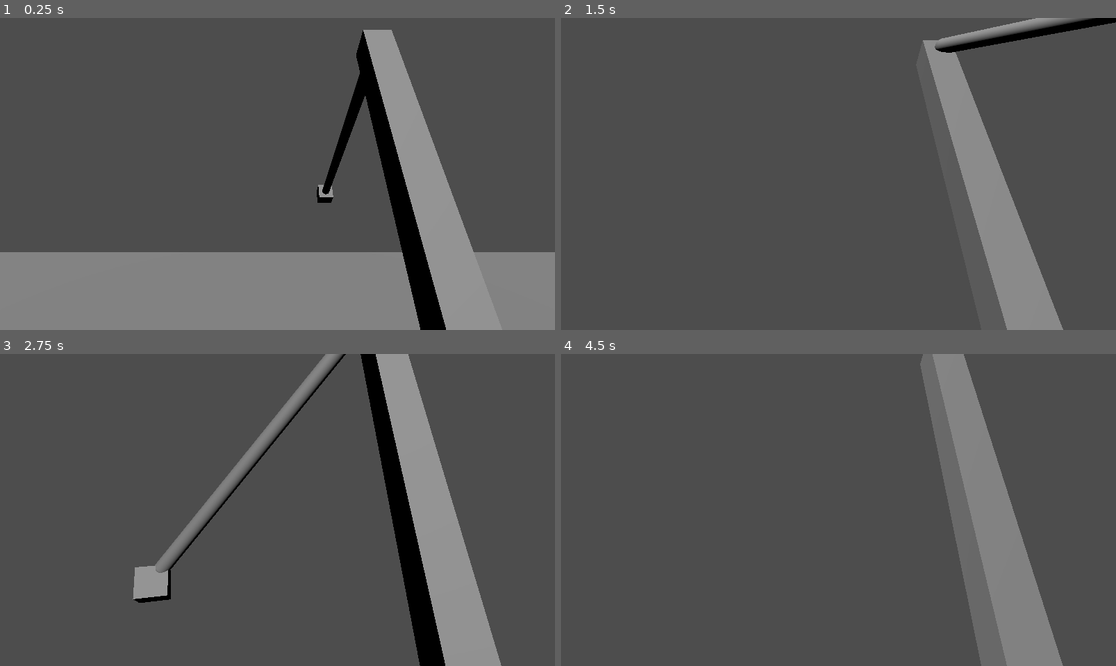
Above: before the commit, frames 1-4 (two rows, left to right).
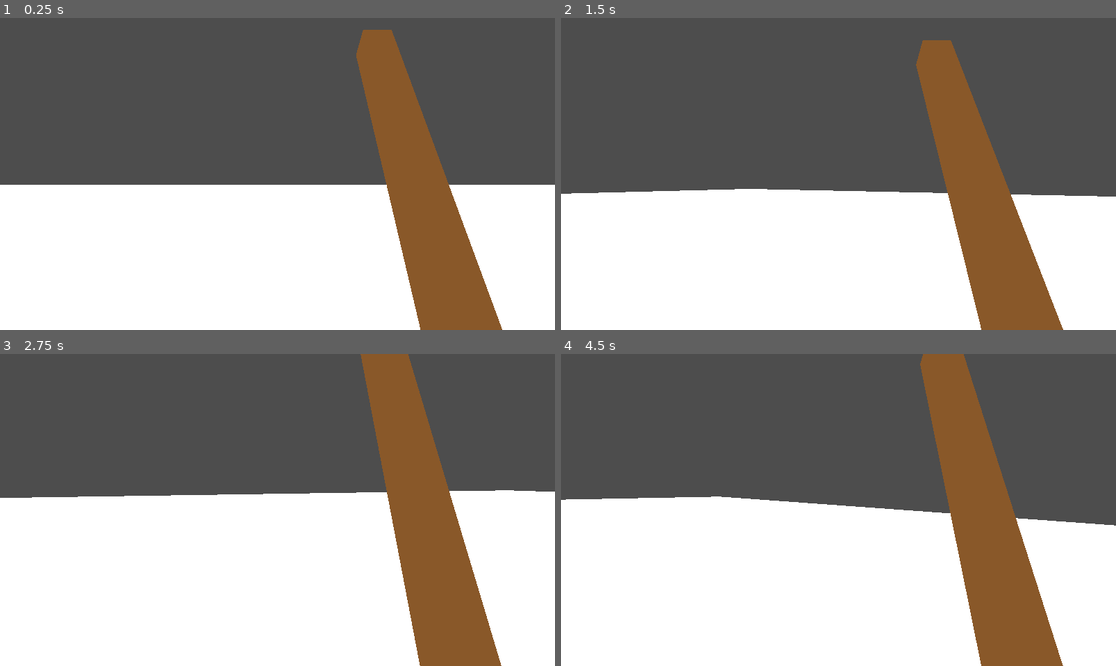
Above: after the commit, the same moments.

Repository: UpForDebate/Mini-Retro-2024
Game: Godot game, scene res://Scenes/node_3d.tscn
The game is run twice, just before and just after one commit, with the same random seed, the same clock (stepped at 60 frames per second) and the same inputs.
Inputs (mouse positions are in pixels of both pictures, inside the frame that each line leads up to):
- Up to frame 1 (0.25 s): no input
- Up to frame 2 (1.5 s): tap Enter (ui_accept) at 0.5, 0.77 s; move the mouse to (866, 174) at 0.52 s; hold W (MoveForward) from 0.53 s (still down); move the mouse to (810, 174) at 1.27 s
- Up to frame 3 (2.75 s): keep holding W (MoveForward); tap Enter (ui_accept) at 1.52 s; move the mouse to (288, 503) at 2.02 s
- Up to frame 4 (4.5 s): keep holding W (MoveForward); move the mouse to (832, 516) at 2.77 s; tap Enter (ui_accept) at 3.02, 3.77 s; move the mouse to (877, 513) at 3.52 s; move the mouse to (794, 506) at 4.27 s

The runs differ from the first frame. In frame 1, 52% of the frame differs, in the area x 0-100%, y 3-100%; in frame 2, 50%; in frame 3, 61%, in the area x 0-100%, y 0-100%; in frame 4, 56%.

Commit message:
jolt physics added

Diff:
--- a/Scenes/Player.gd
+++ b/Scenes/Player.gd
@@ -17,6 +17,8 @@
 func _process(delta):
 	#it do be fishin time
 
+	if(delta>0.017):
+		print(delta)
 
 	pass
 
--- a/Scenes/node_3d.tscn
+++ b/Scenes/node_3d.tscn
@@ -1,19 +1,7 @@
-[gd_scene load_steps=17 format=3 uid="uid://cppy3xmwb4b0t"]
+[gd_scene load_steps=20 format=3 uid="uid://cppy3xmwb4b0t"]
 
 [ext_resource type="Script" path="res://Scenes/Player.gd" id="1_vfsas"]
-
-[sub_resource type="BoxShape3D" id="BoxShape3D_px6p8"]
-size = Vector3(0.05, 0.05, 1.2)
-
-[sub_resource type="CapsuleMesh" id="CapsuleMesh_j25vq"]
-radius = 0.025
-height = 1.2
-
-[sub_resource type="BoxMesh" id="BoxMesh_5n5qi"]
-size = Vector3(0.1, 0.1, 0.1)
-
-[sub_resource type="BoxShape3D" id="BoxShape3D_lede8"]
-size = Vector3(0.1, 0.1, 0.1)
+[ext_resource type="Material" uid="uid://0sx2u8kc7n47" path="res://placeholder shit/unlit.tres" id="2_2rllf"]
 
 [sub_resource type="BoxShape3D" id="BoxShape3D_tjwy5"]
 size = Vector3(0.377882, 1, 0.385172)
@@ -32,8 +20,8 @@
 
 [sub_resource type="Environment" id="Environment_367g5"]
 sky = SubResource("Sky_fhgkd")
-ambient_light_source = 3
 ambient_light_color = Color(0.67451, 0.780392, 1, 1)
+ambient_light_energy = 16.0
 
 [sub_resource type="BoxShape3D" id="BoxShape3D_jwr7i"]
 size = Vector3(0.1, 1, 0.1)
@@ -41,53 +29,39 @@
 [sub_resource type="BoxMesh" id="BoxMesh_7djvx"]
 size = Vector3(0.1, 1, 0.1)
 
+[sub_resource type="StandardMaterial3D" id="StandardMaterial3D_bspme"]
+shading_mode = 0
+albedo_color = Color(0.537255, 0.345098, 0.164706, 1)
+
+[sub_resource type="BoxShape3D" id="BoxShape3D_px6p8"]
+size = Vector3(0.05, 0.05, 1.2)
+
+[sub_resource type="CapsuleMesh" id="CapsuleMesh_j25vq"]
+radius = 0.025
+height = 1.2
+
+[sub_resource type="StandardMaterial3D" id="StandardMaterial3D_tgsvh"]
+shading_mode = 0
+albedo_color = Color(0.290196, 0.407843, 1, 1)
+
+[sub_resource type="BoxMesh" id="BoxMesh_5n5qi"]
+size = Vector3(0.1, 0.1, 0.1)
+
+[sub_resource type="StandardMaterial3D" id="StandardMaterial3D_k3gq2"]
+shading_mode = 0
+albedo_color = Color(1, 0, 0, 1)
+
+[sub_resource type="BoxShape3D" id="BoxShape3D_lede8"]
+size = Vector3(0.1, 0.1, 0.1)
+
 [sub_resource type="BoxShape3D" id="BoxShape3D_j0anl"]
-size = Vector3(7.00038, 0.01605, 5.68972)
+size = Vector3(50, 0.016, 50)
 
 [sub_resource type="BoxMesh" id="BoxMesh_r5kjq"]
-size = Vector3(7.00038, 0.01605, 5.68972)
-
-[sub_resource type="Curve3D" id="Curve3D_1y3ju"]
+material = ExtResource("2_2rllf")
+size = Vector3(50, 0.016, 50)
 
 [node name="Main" type="Node3D"]
-
-[node name="Rope" type="PinJoint3D" parent="."]
-transform = Transform3D(1, 0, 0, 0, 0.858817, 0.512283, 0, -0.512283, 0.858817, 0.350978, 1.72486, -0.983019)
-node_a = NodePath("../Player/Fish Fetcher")
-node_b = NodePath("RigidBody3D")
-solver_priority = 2
-params/damping = 0.19
-
-[node name="RigidBody3D" type="RigidBody3D" parent="Rope"]
-transform = Transform3D(1, 0, 0, 0, 1, 0, 0, 0, 1, 0, 0.000385046, -0.187173)
-collision_layer = 2
-collision_mask = 2
-axis_lock_angular_y = true
-
-[node name="CollisionShape3D" type="CollisionShape3D" parent="Rope/RigidBody3D"]
-transform = Transform3D(1, 0, 0, 0, 1, 0, 0, 0, 1, 0, 0, -0.4)
-shape = SubResource("BoxShape3D_px6p8")
-
-[node name="MeshInstance3D2" type="MeshInstance3D" parent="Rope/RigidBody3D"]
-transform = Transform3D(1, 0, 0, 0, -4.37114e-08, -1, 0, 1, -4.37114e-08, 0, 0, -0.4)
-mesh = SubResource("CapsuleMesh_j25vq")
-
-[node name="PinJoint3D" type="PinJoint3D" parent="Rope/RigidBody3D"]
-transform = Transform3D(1, 0, 0, 0, 1, 0, 0, 0, 1, 0, 0, -1)
-node_a = NodePath("..")
-node_b = NodePath("RigidBody3D2")
-
-[node name="RigidBody3D2" type="RigidBody3D" parent="Rope/RigidBody3D/PinJoint3D"]
-collision_layer = 2
-collision_mask = 2
-mass = 3.0
-
-[node name="MeshInstance3D" type="MeshInstance3D" parent="Rope/RigidBody3D/PinJoint3D/RigidBody3D2"]
-mesh = SubResource("BoxMesh_5n5qi")
-skeleton = NodePath("")
-
-[node name="CollisionShape3D" type="CollisionShape3D" parent="Rope/RigidBody3D/PinJoint3D/RigidBody3D2"]
-shape = SubResource("BoxShape3D_lede8")
 
 [node name="Player" type="CharacterBody3D" parent="."]
 transform = Transform3D(1, 0, 0, 0, 1, 0, 0, 0, 1, 0, 0.997245, 0)
@@ -115,6 +89,47 @@
 [node name="Rod" type="MeshInstance3D" parent="Player/Fish Fetcher"]
 mesh = SubResource("BoxMesh_7djvx")
 skeleton = NodePath("../..")
+surface_material_override/0 = SubResource("StandardMaterial3D_bspme")
+
+[node name="Rope" type="JoltPinJoint3D" parent="Player/Fish Fetcher"]
+node_a = NodePath("..")
+node_b = NodePath("RigidBody3D")
+solver_position_iterations = 20
+transform = Transform3D(1, 0, 0, 0, 1, -2.98023e-08, 0, 2.98023e-08, 1, 0, 0.441475, -0.023964)
+
+[node name="RigidBody3D" type="RigidBody3D" parent="Player/Fish Fetcher/Rope"]
+transform = Transform3D(1, 0, 0, 0, 1, -2.98023e-08, 0, 2.98023e-08, 1, 0, 0.000385046, -0.162445)
+collision_layer = 2
+collision_mask = 2
+axis_lock_angular_y = true
+
+[node name="CollisionShape3D" type="CollisionShape3D" parent="Player/Fish Fetcher/Rope/RigidBody3D"]
+transform = Transform3D(1, 0, 0, 0, 1, 0, 0, 0, 1, 0, 0, -0.4)
+shape = SubResource("BoxShape3D_px6p8")
+
+[node name="MeshInstance3D2" type="MeshInstance3D" parent="Player/Fish Fetcher/Rope/RigidBody3D"]
+transform = Transform3D(1, 0, 0, 0, -4.37114e-08, -1, 0, 1, -4.37114e-08, 0, 0, -0.4)
+mesh = SubResource("CapsuleMesh_j25vq")
+surface_material_override/0 = SubResource("StandardMaterial3D_tgsvh")
+
+[node name="PinJoint3D" type="JoltPinJoint3D" parent="Player/Fish Fetcher/Rope/RigidBody3D"]
+node_a = NodePath("..")
+node_b = NodePath("RigidBody3D2")
+solver_position_iterations = 20
+transform = Transform3D(1, 0, 0, 0, 1, -2.98023e-08, 0, 2.98023e-08, 1, 0, -1.19209e-07, -1)
+
+[node name="RigidBody3D2" type="RigidBody3D" parent="Player/Fish Fetcher/Rope/RigidBody3D/PinJoint3D"]
+collision_layer = 2
+collision_mask = 2
+mass = 3.0
+
+[node name="MeshInstance3D" type="MeshInstance3D" parent="Player/Fish Fetcher/Rope/RigidBody3D/PinJoint3D/RigidBody3D2"]
+mesh = SubResource("BoxMesh_5n5qi")
+skeleton = NodePath("")
+surface_material_override/0 = SubResource("StandardMaterial3D_k3gq2")
+
+[node name="CollisionShape3D" type="CollisionShape3D" parent="Player/Fish Fetcher/Rope/RigidBody3D/PinJoint3D/RigidBody3D2"]
+shape = SubResource("BoxShape3D_lede8")
 
 [node name="Floor" type="StaticBody3D" parent="."]
 
@@ -122,11 +137,4 @@
 shape = SubResource("BoxShape3D_j0anl")
 
 [node name="MeshInstance3D" type="MeshInstance3D" parent="Floor"]
-transform = Transform3D(1.1748, 0, 0, 0, 1.1748, 0, 0, 0, 1.1748, 0, 0, 0)
 mesh = SubResource("BoxMesh_r5kjq")
-
-[node name="DirectionalLight3D" type="DirectionalLight3D" parent="."]
-transform = Transform3D(1, 0, 0, 0, 0.633921, 0.773398, 0, -0.773398, 0.633921, -0.839815, 3.18401, 4.00592)
-
-[node name="Path3D" type="Path3D" parent="."]
-curve = SubResource("Curve3D_1y3ju")
--- /dev/null
+++ b/placeholder shit/unlit.tres
@@ -0,0 +1,4 @@
+[gd_resource type="StandardMaterial3D" format=3 uid="uid://0sx2u8kc7n47"]
+
+[resource]
+shading_mode = 0
--- a/project.godot
+++ b/project.godot
@@ -46,6 +46,11 @@
 ]
 }
 
+[physics]
+
+common/physics_ticks_per_second=120
+3d/physics_engine="JoltPhysics3D"
+
 [rendering]
 
 renderer/rendering_method="gl_compatibility"
Not shown, added: addons/godot-jolt/LICENSE.txt
Not shown, added: addons/godot-jolt/THIRDPARTY.txt
Not shown, added: Scenes/nod5034.tmp
Not shown, added: addons/godot-jolt/android/libgodot-jolt_android-arm32.so
Not shown, added: addons/godot-jolt/android/libgodot-jolt_android-arm32_editor.so
Not shown, added: addons/godot-jolt/android/libgodot-jolt_android-arm64.so
Not shown, added: addons/godot-jolt/android/libgodot-jolt_android-arm64_editor.so
Not shown, added: addons/godot-jolt/android/libgodot-jolt_android-x64.so
Not shown, added: addons/godot-jolt/android/libgodot-jolt_android-x64_editor.so
Not shown, added: addons/godot-jolt/android/libgodot-jolt_android-x86.so
Not shown, added: addons/godot-jolt/android/libgodot-jolt_android-x86_editor.so
Not shown, added: addons/godot-jolt/godot-jolt.gdextension
(and 19 more such lines)
